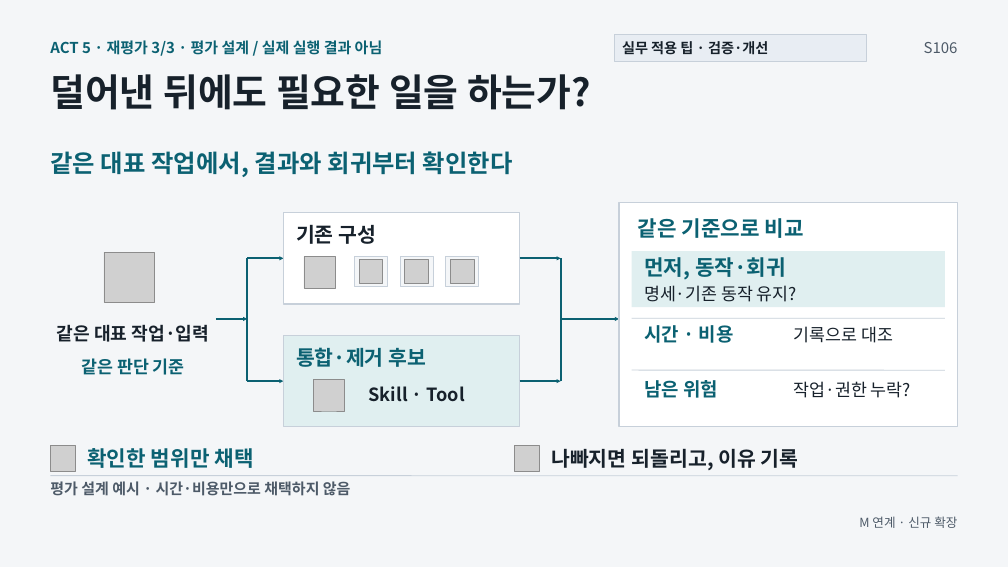
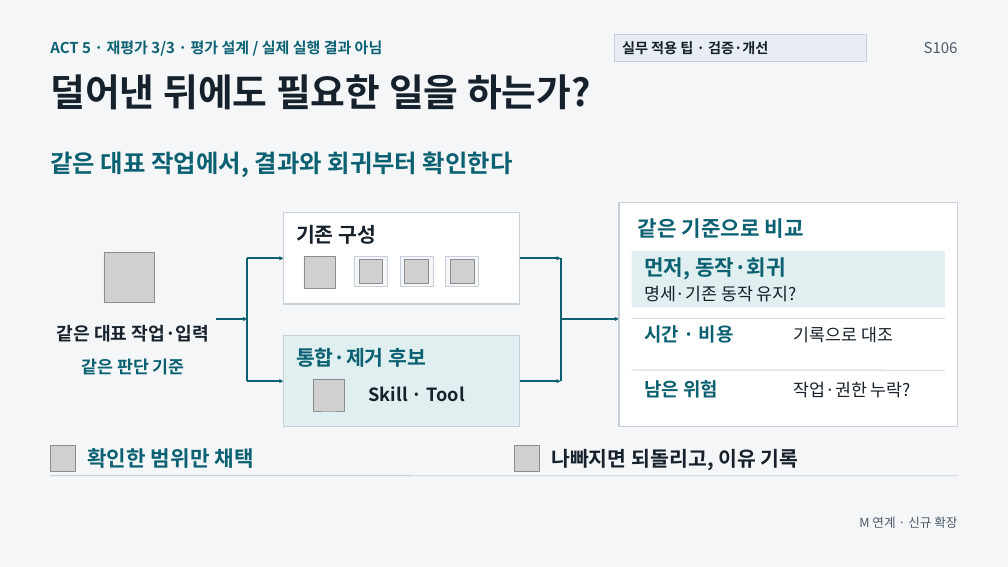
Before and after one commit to GideokKim/ai-dev-training, a slide deck: slide 9 of production/ACT_5.pptx. Drawn at 1008x567 pixels with LibreOffice and Linux fonts; fonts in the diff are those of the drawing; grey boxes stand for pictures. Boxes give left, top, right and bottom in pixels: in the first picture for what was removed or moved away, otherwise in the second. Text is boxed around its words. In the diff, an @@ line names an element or a change of style, - is before the commit and + after.

```diff
--- a/production/ACT_5.pptx
+++ b/production/ACT_5.pptx
@@ text removed at [50,481,351,496] @@
-평가 설계 예시 · 시간·비용만으로 채택하지 않음
```
Also in this commit, not shown: 2 other slides changed, 18 other files.
